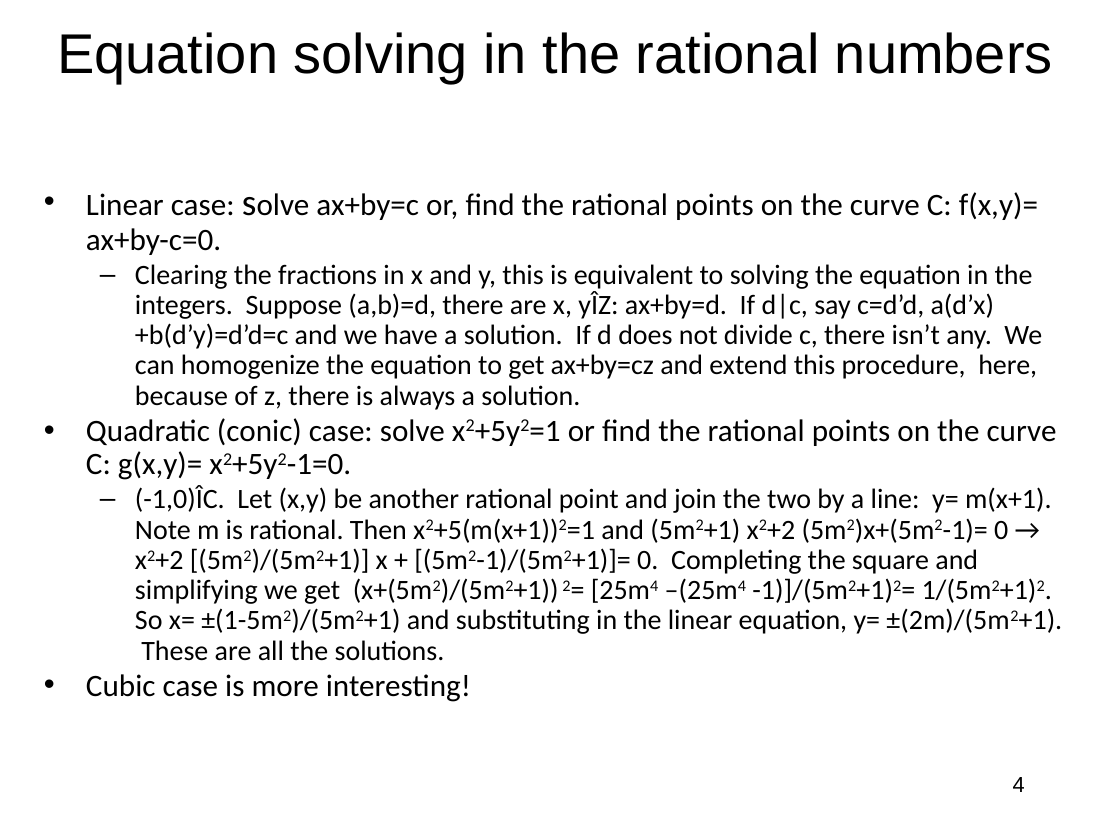
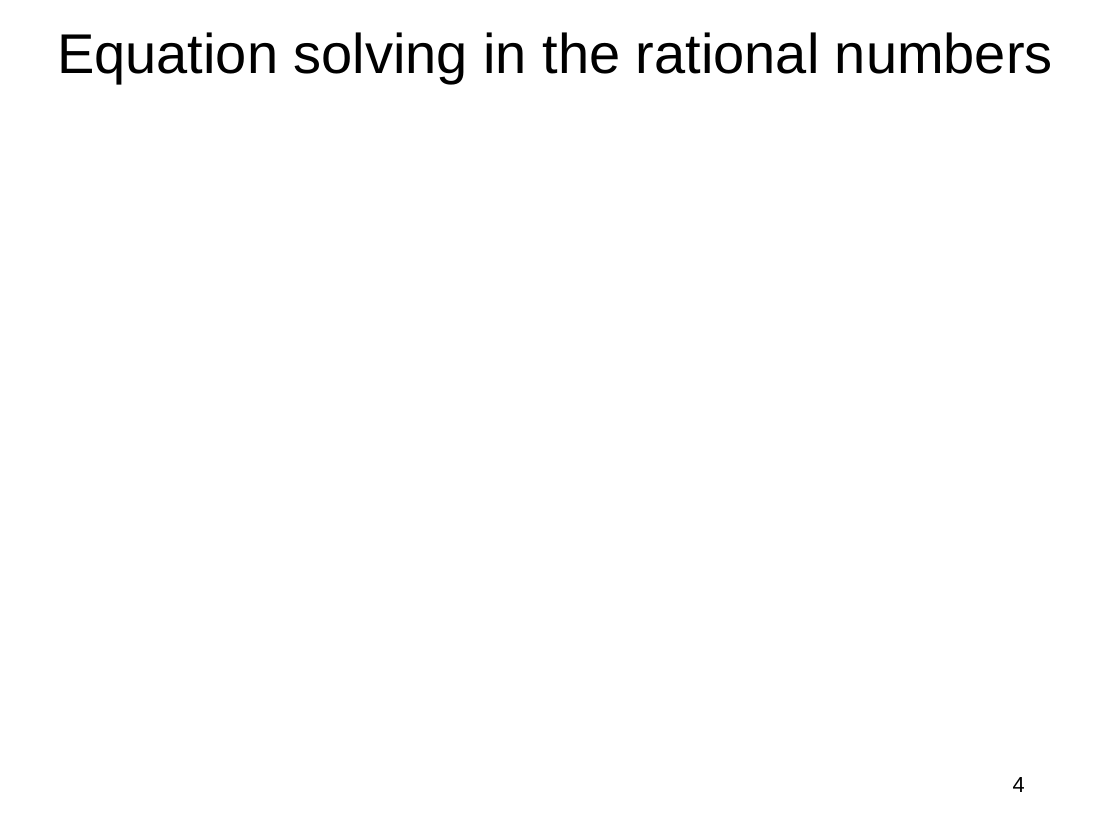
Before and after one commit to jlmucb/class_notes, a slide deck: slide 4 of BerkeleyClass/CS290Spring2013/Lectures/Cryptoclass10.pptx. Drawn at 1120x840 pixels with LibreOffice and Linux fonts; fonts in the diff are those of the drawing; grey boxes stand for pictures. Boxes give left, top, right and bottom in pixels: in the first picture for what was removed or moved away, otherwise in the second. Text is boxed around its words. In the diff, an @@ line names an element or a change of style, - is before the commit and + after.

Commit message:
Eliptic curves

```diff
--- a/BerkeleyClass/CS290Spring2013/Lectures/Cryptoclass10.pptx
+++ b/BerkeleyClass/CS290Spring2013/Lectures/Cryptoclass10.pptx
@@ text removed at <box>86,192,1063,702</box> @@
-• Linear case: solve ax+by=c or, find the rational points on the curve C: f(x,y)= ax+by-c=0.
-  – Clearing the fractions in x and y, this is equivalent to solving the equation in the integers. Suppose (a,b)=d, there are x, yÎZ: ax+by=d. If d|c, say c=d’d, a(d’x)+b(d’y)=d’d=c and we have a solution. If d does not divide c, there isn’t any. We can homogenize the equation to get ax+by=cz and extend this procedure, here, because of z, there is always a solution.
-• Quadratic (conic) case: solve x2+5y2=1 or find the rational points on the curve C: g(x,y)= x2+5y2-1=0.
-  – (-1,0)ÎC. Let (x,y) be another rational point and join the two by a line: y= m(x+1). Note m is rational. Then x2+5(m(x+1))2=1 and (5m2+1) x2+2 (5m2)x+(5m2-1)= 0 → x2+2 [(5m2)/(5m2+1)] x + [(5m2-1)/(5m2+1)]= 0. Completing the square and simplifying we get (x+(5m2)/(5m2+1)) 2= [25m4 –(25m4 -1)]/(5m2+1)2= 1/(5m2+1)2. So x= ±(1-5m2)/(5m2+1) and substituting in the linear equation, y= ±(2m)/(5m2+1). These are all the solutions.
-• Cubic case is more interesting!
```
Also in this commit, not shown: 6 other slides changed, 1 other file.
